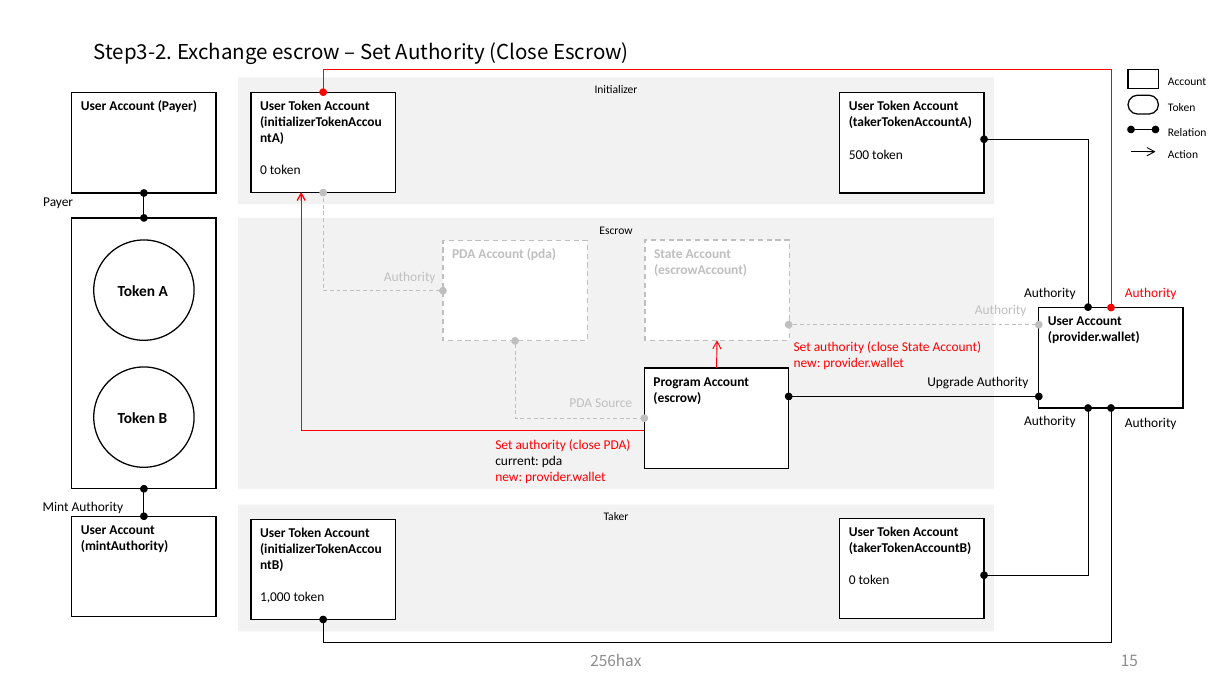
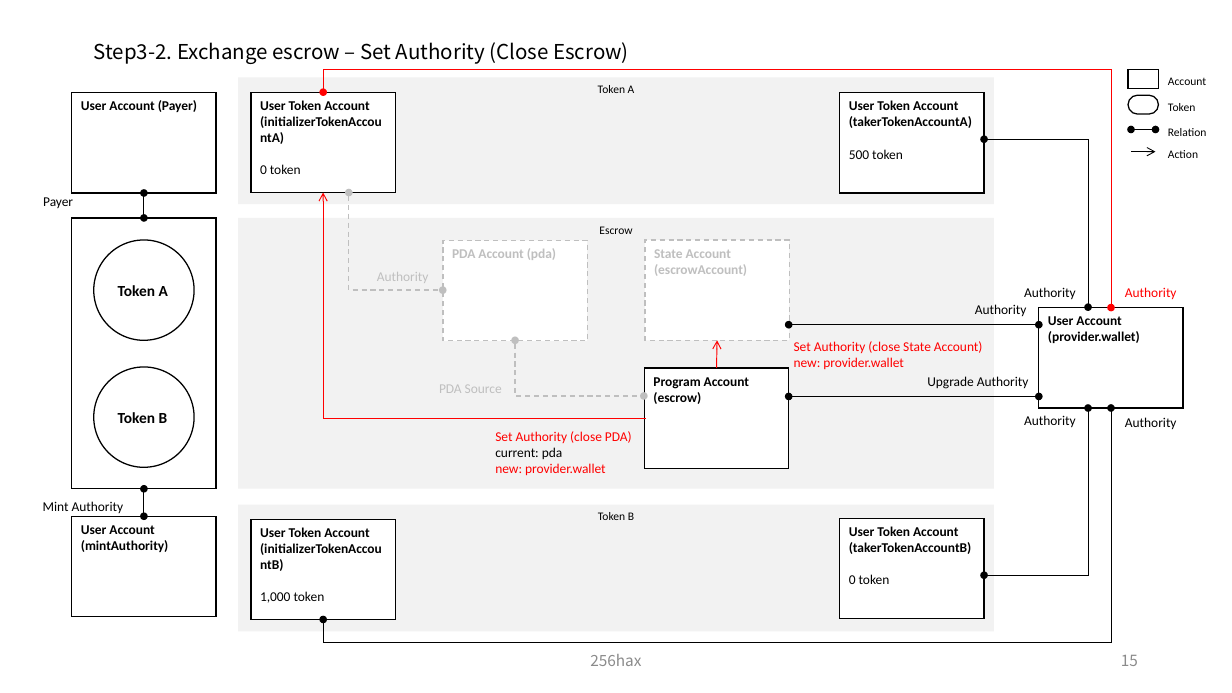
Before and after one commit to SmartGru25/Solana-React-Minimal, a slide deck: slide 16 of docs/Solana_Blockchain_Outline_Figure.pptx. Drawn at 1232x693 pixels with LibreOffice and Linux fonts; fonts in the diff are those of the drawing. Boxes give left, top, right and bottom in pixels: in the first picture for what was removed or moved away, otherwise in the second. Text is boxed around its words. In the diff, an @@ line names an element or a change of style, - is before the commit and + after.

Commit message:
docs: formatting escrow

```diff
--- a/docs/Solana_Blockchain_Outline_Figure.pptx
+++ b/docs/Solana_Blockchain_Outline_Figure.pptx
@@ text in rectangle at (x1=598, y1=85, x2=635, y2=93): text changed @@
-Initializer
+Token A
@@ freeform shape removed at (x1=301, y1=192, x2=644, y2=431) @@
@@ elbow double arrow removed from (443, 291) to (323, 192) @@
@@ elbow arrow added from (646, 419) to (323, 192), #FF0000 0.75 pt @@
@@ freeform shape added at (x1=349, y1=192, x2=444, y2=290), outline #BFBFBF 1 pt dashed @@
@@ text "Authority" moved from (x1=384, y1=272, x2=436, y2=283) to (x1=377, y1=272, x2=429, y2=283) @@
@@ text "Authority" at (x1=975, y1=304, x2=1027, y2=316): text colour #BFBFBF to #000000 @@
@@ double arrow (1039, 324) - (789, 324): stroke #BFBFBF 0.75 pt dashed to #000000 0.75 pt @@
@@ elbow double arrow removed from (515, 341) to (644, 419) @@
@@ freeform shape added at (x1=515, y1=340, x2=643, y2=396), outline #BFBFBF 1 pt dashed @@
@@ text at (x1=794, y1=341, x2=983, y2=353): text changed @@
-Set authority (close State Account)
+Set Authority (close State Account)
@@ text "PDA Source" moved from (x1=569, y1=399, x2=632, y2=407) to (x1=439, y1=385, x2=502, y2=393) @@
@@ text "Set Authority (close PDA)" moved from (x1=495, y1=439, x2=631, y2=484) to (x1=495, y1=431, x2=632, y2=476) @@
@@ text at (x1=495, y1=431, x2=632, y2=443): text changed @@
-Set authority (close PDA)
+Set Authority (close PDA)
@@ text in rectangle at (x1=598, y1=512, x2=634, y2=520): text changed @@
-Taker
+Token B
```
Also in this commit, not shown: 5 other slides changed.
